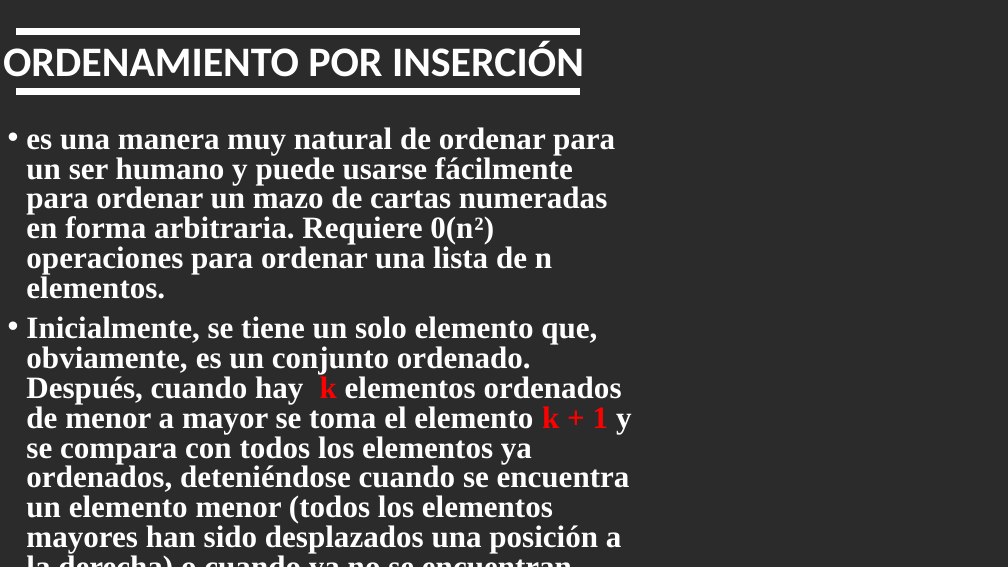
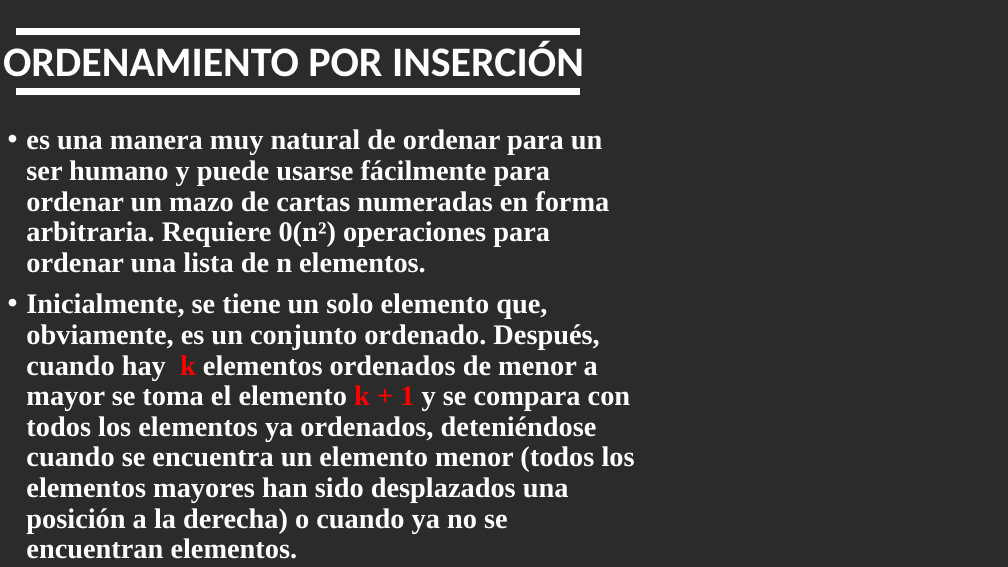
Before and after one commit to Johann3421/Algor_Ord_Insercion, a slide deck: slide 2 of Orde_insercion.pptx. Drawn at 1008x567 pixels with LibreOffice and Linux fonts; fonts in the diff are those of the drawing; background and template pictures are left out; a plain dark background stands for a picture behind light text. Boxes give left, top, right and bottom in pixels: in the first picture for what was removed or moved away, otherwise in the second. Text is boxed around its words. In the diff, an @@ line names an element or a change of style, - is before the commit and + after.

```diff
--- a/Orde_insercion.pptx
+++ b/Orde_insercion.pptx
@@ text "es una manera muy natural ..." at (26,129,635,559): size 29.6 to 27 pt; size 25.9 to 27 pt in "elementos."; line spacing 0.8 to 0.9 @@
```
Also in this commit, not shown: 1 other slide changed.
